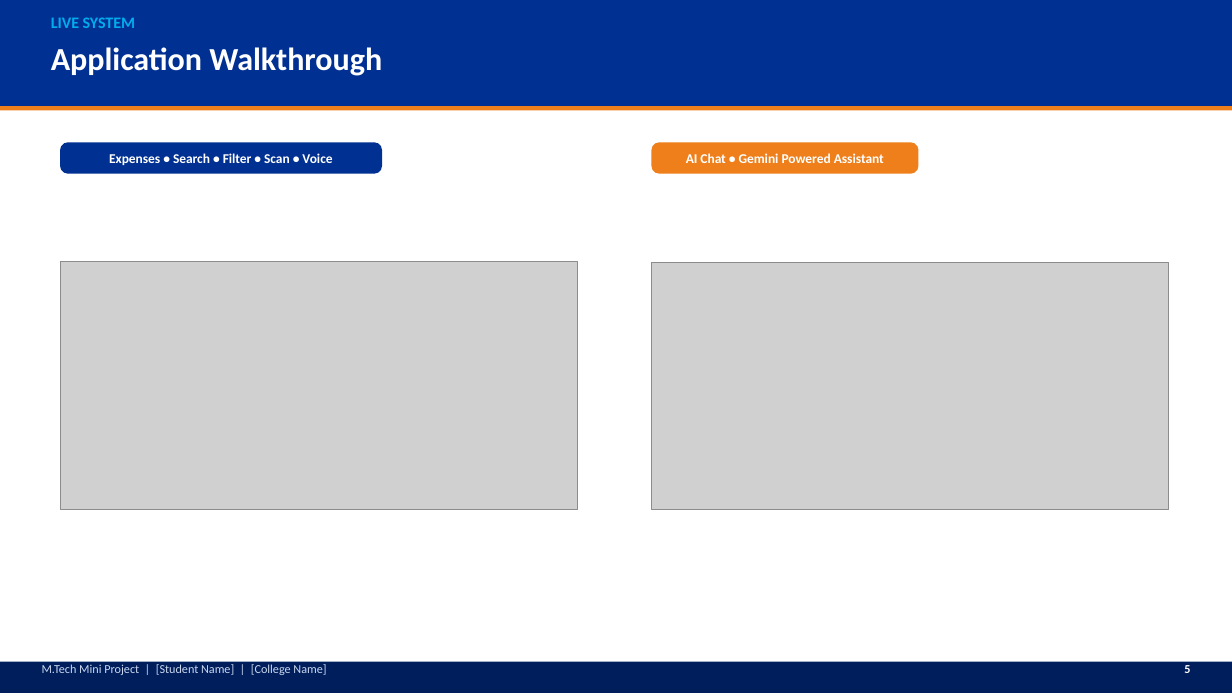
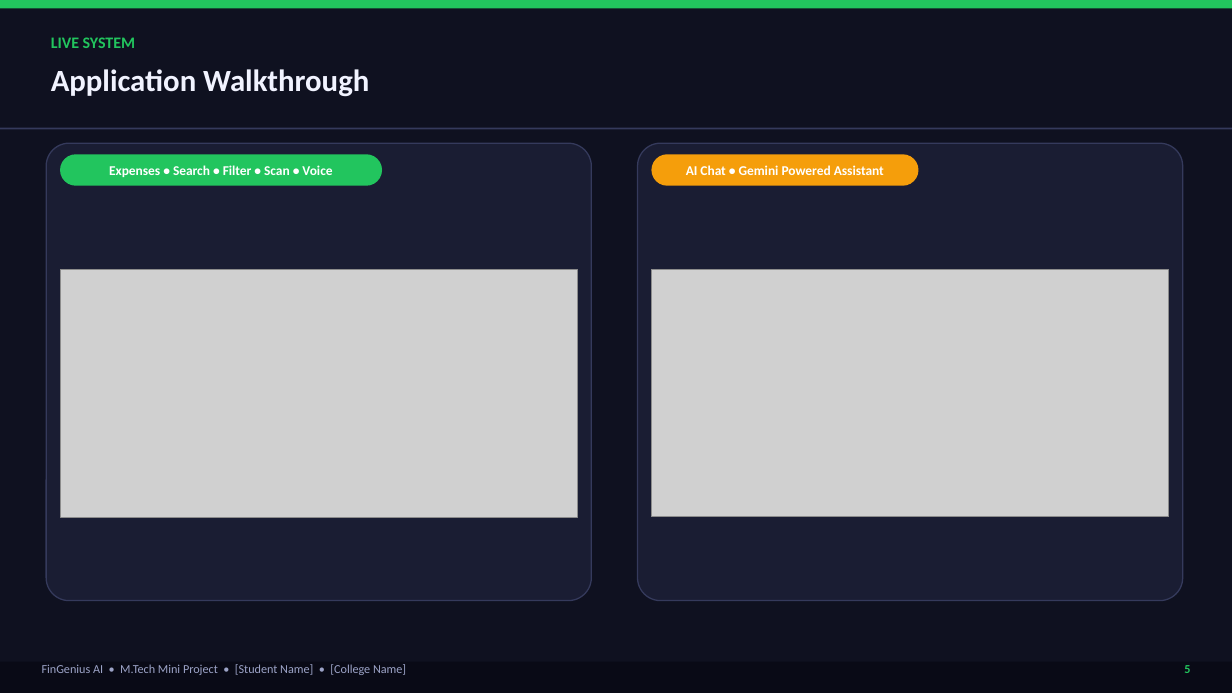
Before and after one commit to seshapriyan44/summa2, a slide deck: slide 6 of FinGenius_AI_Seminar_Presentation.pptx. Drawn at 1232x693 pixels with LibreOffice and Linux fonts; fonts in the diff are those of the drawing; grey boxes stand for pictures. Boxes give left, top, right and bottom in pixels: in the first picture for what was removed or moved away, otherwise in the second. Text is boxed around its words. In the diff, an @@ line names an element or a change of style, - is before the commit and + after.

```diff
--- a/FinGenius_AI_Seminar_Presentation.pptx
+++ b/FinGenius_AI_Seminar_Presentation.pptx
@@ rectangle: place and size @@
-rectangle at [0,106,1232,110]
+rectangle at [0,0,1232,8]
@@ rectangle at [0,0,1232,8]: fill #EF7F1B to #22C55E @@
@@ rectangle: place and size @@
-rectangle at [0,0,1232,106]
+rectangle at [0,0,1232,693]
@@ rectangle at [0,0,1232,693]: fill #003092 to #0F1120 @@
@@ text "LIVE SYSTEM": place and size @@
-text "LIVE SYSTEM" at [51,17,135,28]
+text "LIVE SYSTEM" at [51,37,135,48]
@@ text "LIVE SYSTEM" at [51,37,135,48]: text colour #01ADEF to #22C55E @@
@@ text "Application Walkthrough": place and size @@
-text "Application Walkthrough" at [51,47,382,76]
+text "Application Walkthrough" at [51,69,369,97]
@@ text "Application Walkthrough" at [51,69,369,97]: size 25 to 24 pt, text colour #FFFFFF to #F1F3FF @@
@@ rectangle added at [0,128,1232,129], fill #353A5C @@
@@ rounded rectangle: place and size @@
-rounded rectangle at [46,131,592,598]
+rounded rectangle at [46,143,592,601]
@@ rounded rectangle at [46,143,592,601]: fill #FFFFFF to #1A1D33; outline none to #353A5C 1 pt; proportions changed @@
@@ rounded rectangle at [638,143,1183,601]: fill #FFFFFF to #1A1D33; outline none to #353A5C 1 pt; proportions changed @@
@@ rounded rectangle: place and size @@
-rounded rectangle at [638,131,1183,598]
+rounded rectangle at [638,143,1183,601]
@@ rounded rectangle "Expenses • Search • Filter ..." at [60,154,382,186]: fill #003092 to #22C55E; proportions changed @@
@@ 2 rounded rectangles, 1 picture: place and size @@
-2 rounded rectangles, 1 picture at [60,142,1169,509]
+2 rounded rectangles, 1 picture at [60,154,1169,517]
@@ rounded rectangle "AI Chat • Gemini Powered ..." at [652,154,919,186]: fill #EF7F1B to #F59E0B; proportions changed @@
@@ picture: place and size @@
-picture at [60,262,578,510]
+picture at [60,269,578,518]
@@ rectangle at [0,662,1232,693]: fill #001E5C to #090A16 @@
@@ text at [42,664,406,675]: text changed; text colour #C9D6EE to #9CA3C7 @@
-M.Tech Mini Project | [Student Name] | [College Name]
+FinGenius AI • M.Tech Mini Project • [Student Name] • [College Name]
@@ text "5" at [1184,665,1190,673]: text colour #FFFFFF to #22C55E @@
```
Also in this commit, not shown: 7 other slides changed, 1 other file.
